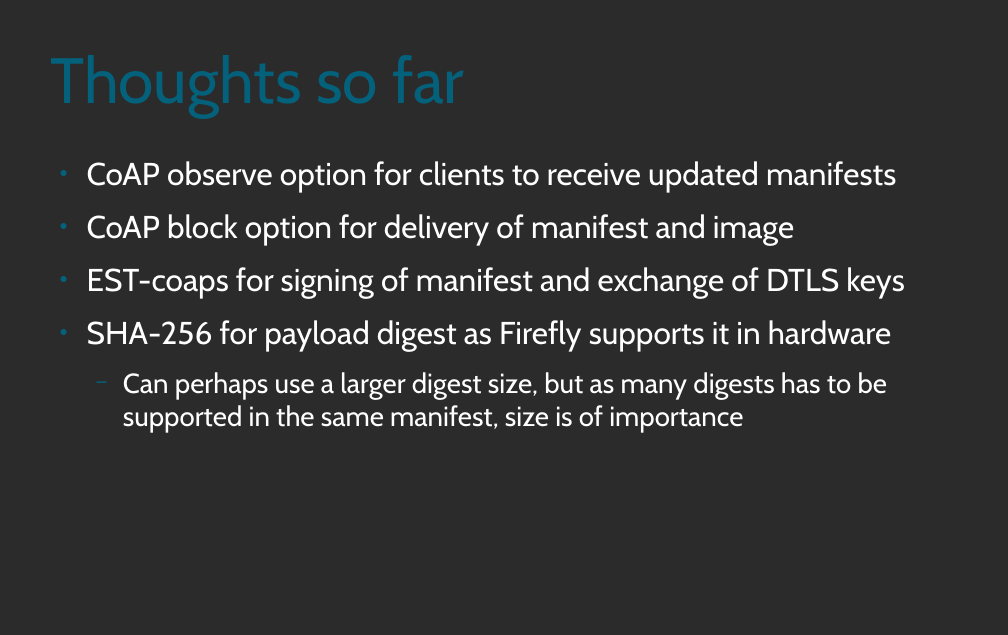
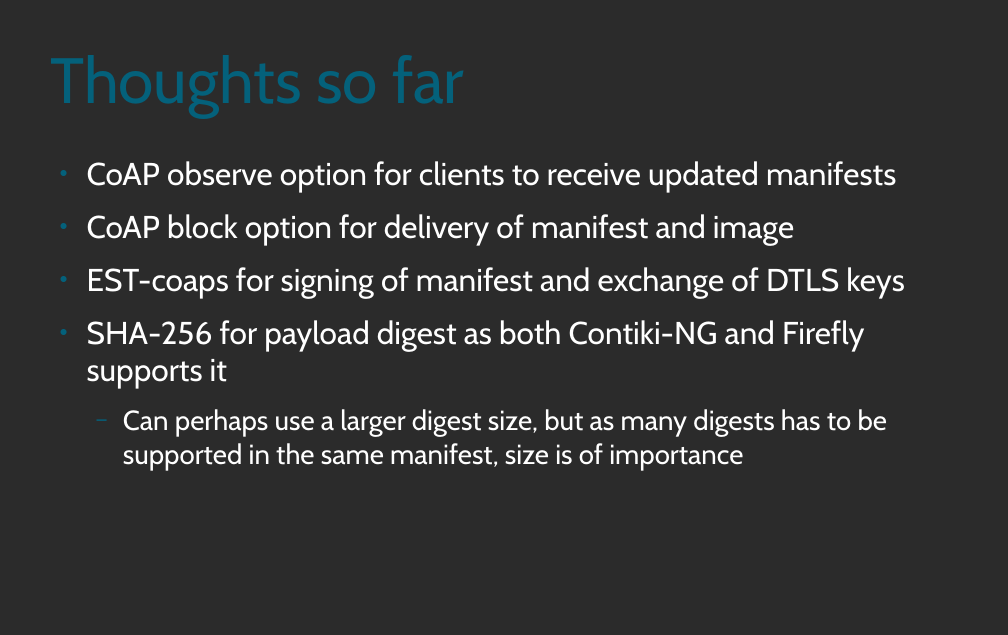
Before and after one commit to SimonCarlson/thesis, a slide deck: slide 7 of suit-presentation.odp. Drawn at 1008x635 pixels with LibreOffice and Linux fonts; fonts in the diff are those of the drawing; background and template pictures are left out; a plain dark background stands for a picture behind light text. Boxes give left, top, right and bottom in pixels: in the first picture for what was removed or moved away, otherwise in the second. Text is boxed around its words. In the diff, an @@ line names an element or a change of style, - is before the commit and + after.

Commit message:
Minor change

```diff
--- a/suit-presentation.odp
+++ b/suit-presentation.odp
@@ text at [87, 320, 865, 388]: text changed @@
-● SHA-256 for payload digest as Firefly supports it in hardware
+● SHA-256 for payload digest as both Contiki-NG and Firefly supports it
```
